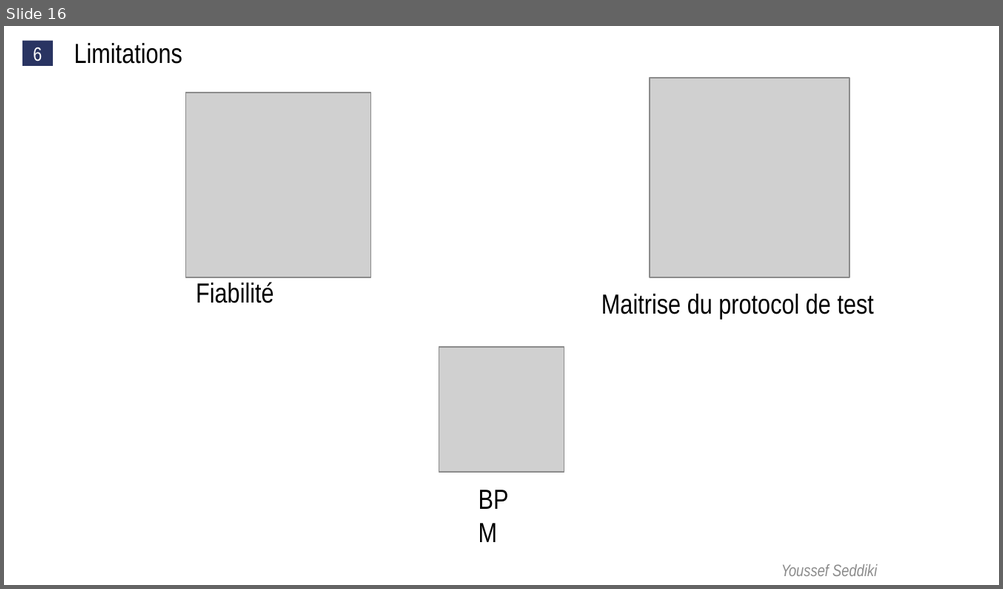
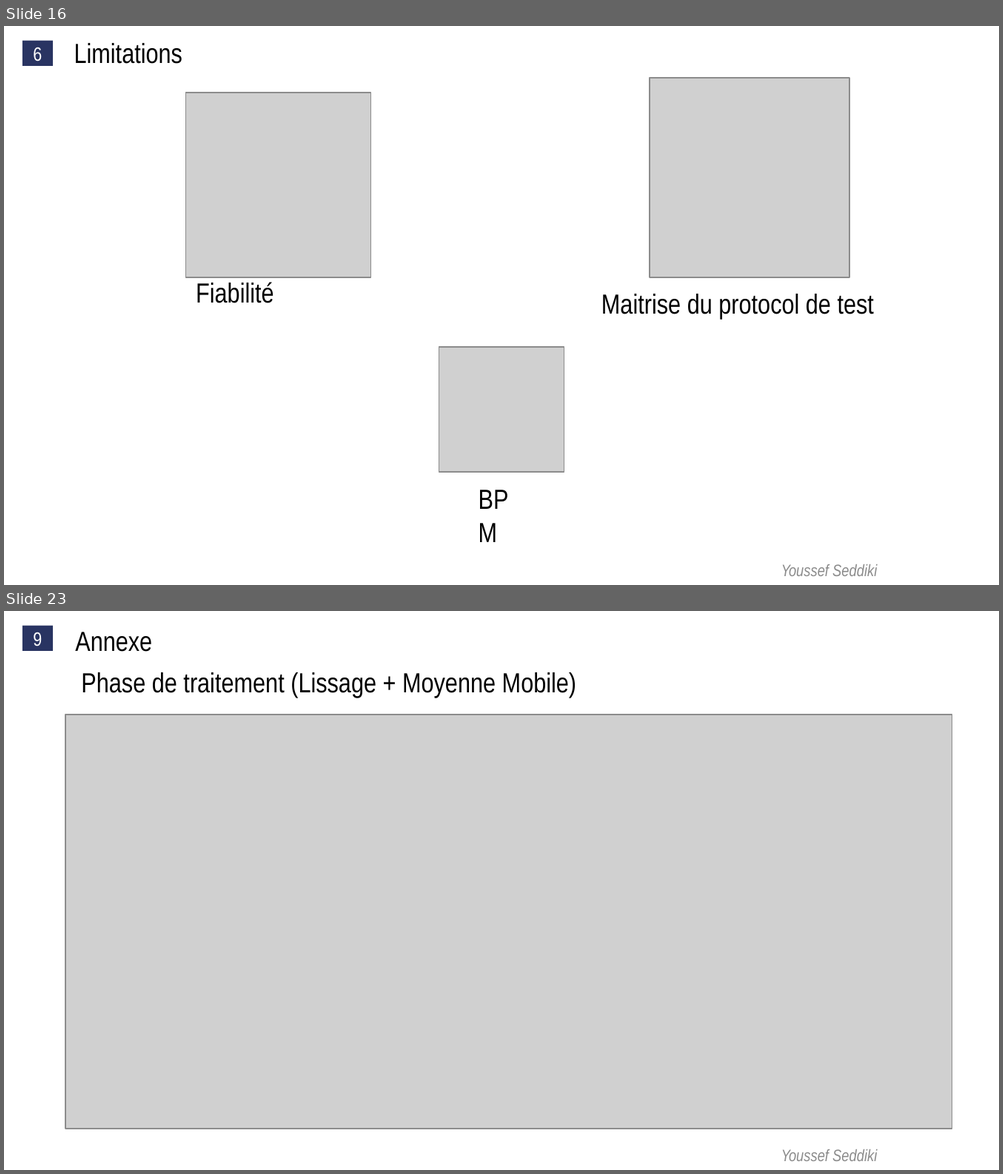
Before and after one commit to yseddiki/TFE, a slide deck: TFE V2.pptx. Shown one above the other, each under a label of ours: slide 16 before the commit, slides 16 and 23 after it; the slides between them are not shown. The pictures are 1003x589 and 1003x1174 pixels, drawn with LibreOffice and Linux fonts; fonts in the diff are those of the drawing; grey boxes stand for pictures. Boxes give left, top, right and bottom in pixels: in the first picture for what was removed or moved away, otherwise in the second. Text is boxed around its words. In the diff, an @@ line names an element or a change of style, - is before the commit and + after.

```diff
--- a/TFE V2.pptx
+++ b/TFE V2.pptx
@@ slide 23 added at <box>4,611,999,1170</box>, background #FFFFFF @@
@@ rectangle added at <box>23,626,53,651</box>, fill #293462, 14 pt, text #FFFFFF @@
+9
@@ text added at <box>75,632,152,652</box>, 20 pt, text #000000 @@
+Annexe
@@ text added at <box>81,672,576,698</box>, 20 pt, text #000000 @@
+Phase de traitement (Lissage + Moyenne Mobile)
@@ picture added at <box>65,715,952,1129</box> @@
@@ text added at <box>781,1150,876,1162</box>, 12 pt, text #8C8C8C, italic @@
+Youssef Seddiki
```
Also in this commit, not shown: 4 slides changed, 6 other slides added.
